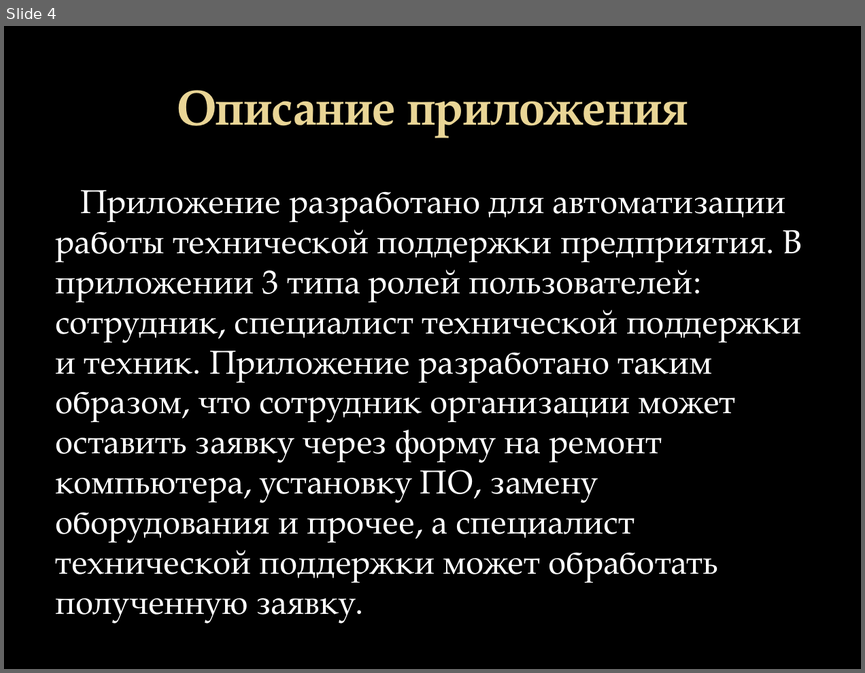
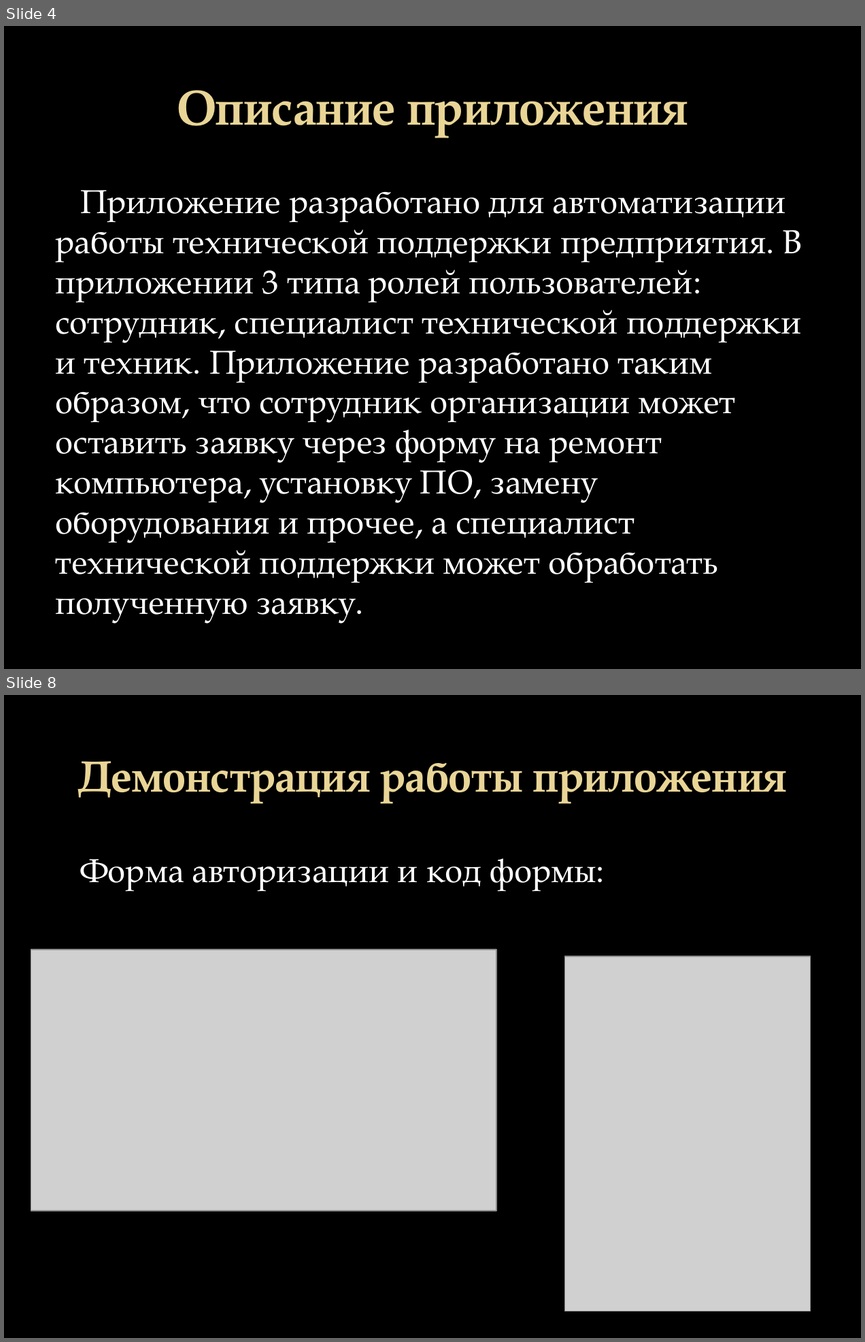
Before and after one commit to Krak12/Abilympics3.0, a slide deck: Abilympics3.0.pptx. Shown one above the other, each under a label of ours: slide 4 before the commit, slides 4 and 8 after it; the slides between them are not shown. The pictures are 865x673 and 865x1342 pixels, drawn with LibreOffice and Linux fonts; fonts in the diff are those of the drawing; grey boxes stand for pictures; background and template pictures are left out. Boxes give left, top, right and bottom in pixels: in the first picture for what was removed or moved away, otherwise in the second. Text is boxed around its words. In the diff, an @@ line names an element or a change of style, - is before the commit and + after.

```diff
--- a/Abilympics3.0.pptx
+++ b/Abilympics3.0.pptx
@@ slide 8 added at box(4, 695, 861, 1338), background picture (left out) @@
@@ title added at box(78, 761, 786, 803), 36.9 pt, text gradient #EAD696 to #E7D081, bold @@
+Демонстрация работы приложения
@@ text added at box(80, 858, 596, 890), 28 pt, text #FFFFFF @@
+Форма авторизации и код формы:
@@ picture added at box(31, 949, 496, 1211) @@
@@ picture added at box(564, 956, 809, 1311) @@
```
Also in this commit, not shown: 12 other slides added, 13 slides removed, 5 other files.
